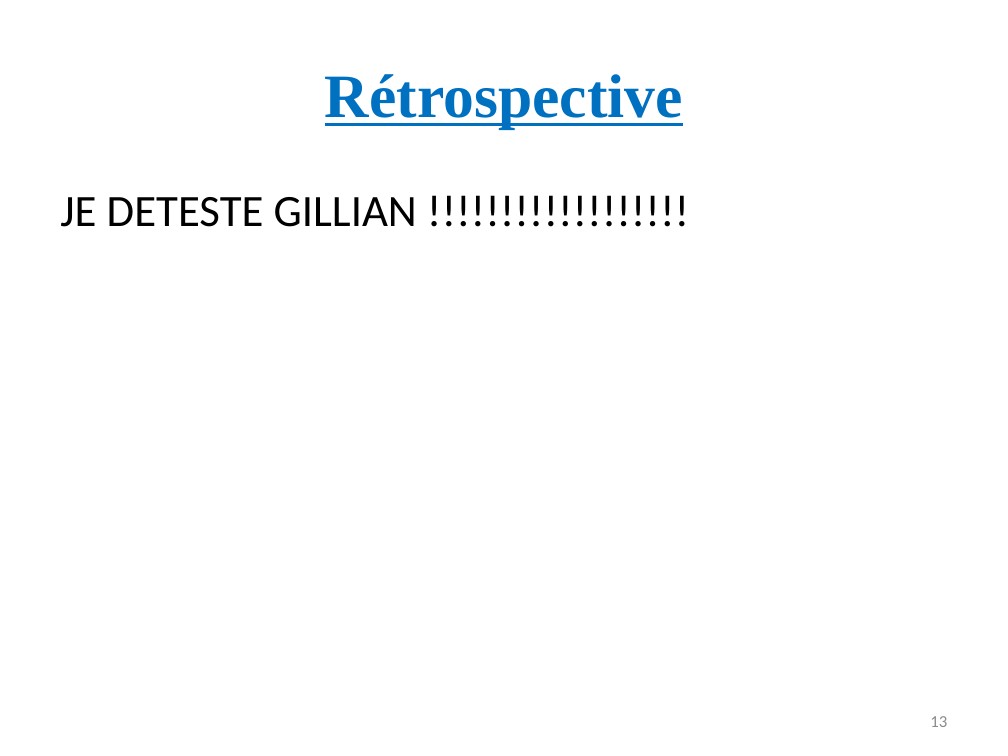
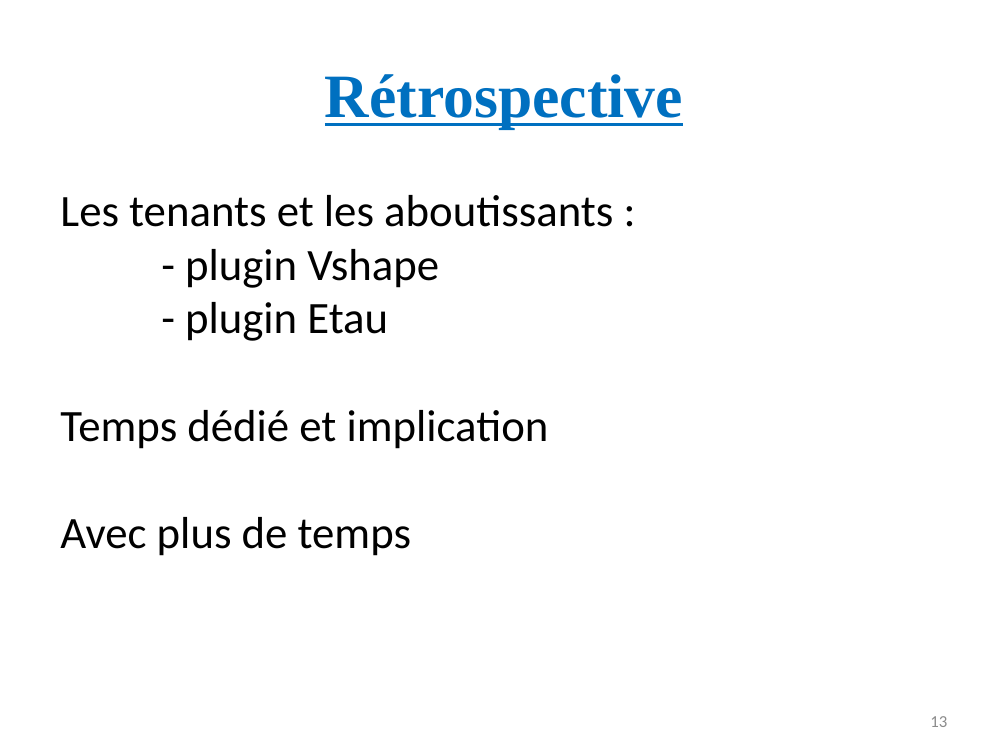
Before and after one commit to Mric26/M2-S1, a slide deck: slide 13 of Projet/Presentation.pptx. Drawn at 1008x756 pixels with LibreOffice and Linux fonts; fonts in the diff are those of the drawing. Boxes give left, top, right and bottom in pixels: in the first picture for what was removed or moved away, otherwise in the second. Text is boxed around its words. In the diff, an @@ line names an element or a change of style, - is before the commit and + after.

```diff
--- a/Projet/Presentation.pptx
+++ b/Projet/Presentation.pptx
@@ text at [60,195,613,556]: text changed @@
-JE DETESTE GILLIAN !!!!!!!!!!!!!!!!!!
+Les tenants et les aboutissants :
+- plugin Vshape
+- plugin Etau
+Temps dédié et implication
+Avec plus de temps
```
Also in this commit, not shown: 2 other slides changed, 1 other file.
